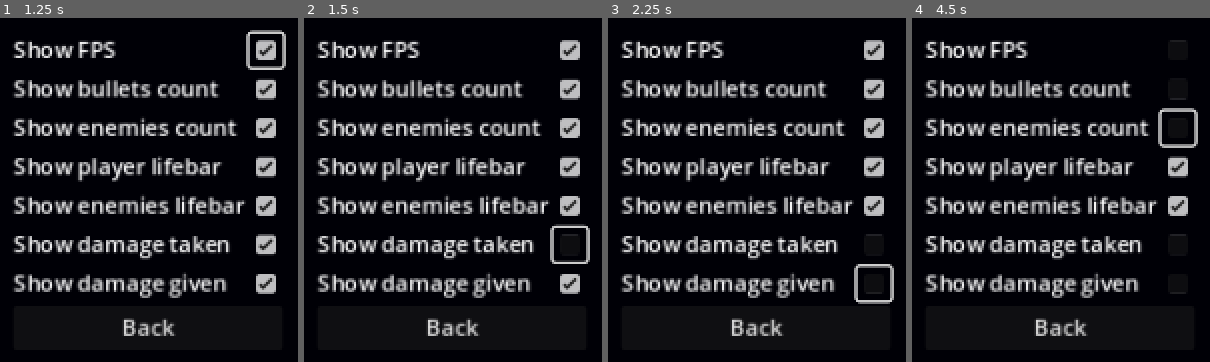
Above: before the commit, frames 1-4 (left to right).
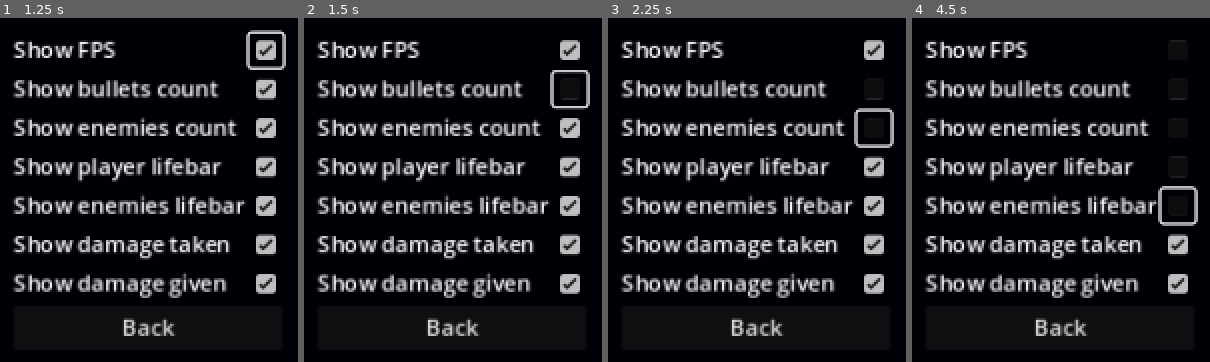
Above: after the commit, the same moments.

Repository: sebszczec/Bambo
Game: Godot game, scene res://scenes/start_menu.tscn
The game is run twice, just before and just after one commit, with the same random seed, the same clock (stepped at 60 frames per second) and the same inputs.
Inputs (mouse positions are in pixels of both pictures, inside the frame that each line leads up to; where the layout moved, square brackets give the same spot in the first picture):
- Up to frame 1 (1.25 s): click "Settings" at 0.5 s
- Up to frame 2 (1.5 s): click (569, 90) [569, 245] at 1.25 s
- Up to frame 3 (2.25 s): click (873, 128) [873, 282] at 2 s
- Up to frame 4 (4.5 s): click (1177, 48) at 2.75 s; click (1177, 165) [1177, 90] at 3.5 s; click (1177, 207) [1177, 128] at 4.25 s

Frame 1 is identical in both runs. In frame 2, 1.8% of the frame differs, in the area x 82-96%, y 15-72%; in frame 3, 2.5%; in frame 4, 2.6%, in the area x 82-96%, y 26-81%.

Commit message:
fix in settings

Diff:
--- a/scenes/settings_menu.tscn
+++ b/scenes/settings_menu.tscn
@@ -75,6 +75,12 @@
 [node name="Fps" type="CheckBox" parent="GridContainer/HBoxContainer/Checks"]
 layout_mode = 2
 
+[node name="BulletsCount" type="CheckBox" parent="GridContainer/HBoxContainer/Checks"]
+layout_mode = 2
+
+[node name="EnemiesCount" type="CheckBox" parent="GridContainer/HBoxContainer/Checks"]
+layout_mode = 2
+
 [node name="PlayerLifeBar" type="CheckBox" parent="GridContainer/HBoxContainer/Checks"]
 layout_mode = 2
 
@@ -87,21 +93,15 @@
 [node name="EnemyDamage" type="CheckBox" parent="GridContainer/HBoxContainer/Checks"]
 layout_mode = 2
 
-[node name="BulletsCount" type="CheckBox" parent="GridContainer/HBoxContainer/Checks"]
-layout_mode = 2
-
-[node name="EnemiesCount" type="CheckBox" parent="GridContainer/HBoxContainer/Checks"]
-layout_mode = 2
-
 [node name="BackButton" type="Button" parent="GridContainer"]
 layout_mode = 2
 text = "Back"
 
 [connection signal="toggled" from="GridContainer/HBoxContainer/Checks/Fps" to="." method="_on_fps_toggled"]
+[connection signal="toggled" from="GridContainer/HBoxContainer/Checks/BulletsCount" to="." method="_on_bullets_count_toggled"]
+[connection signal="toggled" from="GridContainer/HBoxContainer/Checks/EnemiesCount" to="." method="_on_enemies_count_toggled"]
 [connection signal="toggled" from="GridContainer/HBoxContainer/Checks/PlayerLifeBar" to="." method="_on_player_life_bar_toggled"]
 [connection signal="toggled" from="GridContainer/HBoxContainer/Checks/EnemyLifeBar" to="." method="_on_enemy_life_bar_toggled"]
 [connection signal="toggled" from="GridContainer/HBoxContainer/Checks/PlayerDamage" to="." method="_on_player_damage_toggled"]
 [connection signal="toggled" from="GridContainer/HBoxContainer/Checks/EnemyDamage" to="." method="_on_enemy_damage_toggled"]
-[connection signal="toggled" from="GridContainer/HBoxContainer/Checks/BulletsCount" to="." method="_on_bullets_count_toggled"]
-[connection signal="toggled" from="GridContainer/HBoxContainer/Checks/EnemiesCount" to="." method="_on_enemies_count_toggled"]
 [connection signal="pressed" from="GridContainer/BackButton" to="." method="_on_back_button_pressed"]
--- a/scripts/settings_menu.gd
+++ b/scripts/settings_menu.gd
@@ -15,7 +15,7 @@
 	fps.button_pressed = visualSettings["show_fps"]
 	playerLifebar.button_pressed = visualSettings["show_player_lifebar"]
 	enemyLifebar.button_pressed = visualSettings["show_enemies_lifebar"]
-	playerDamage.button_pressed = visualSettings["show_player_lifebar"]
+	playerDamage.button_pressed = visualSettings["show_damage_taken"]
 	enemyDamage.button_pressed = visualSettings["show_damage_given"]
 	bulletsCount.button_pressed = visualSettings["show_bullets_count"]
 	enemiesCount.button_pressed = visualSettings["show_enemies_count"]
--- a/scripts/world.gd
+++ b/scripts/world.gd
@@ -3,4 +3,5 @@
 # Called when the node enters the scene tree for the first time.
 func _ready() -> void:
 	Engine.max_fps = 60
+
 	pass # Replace with function body.
